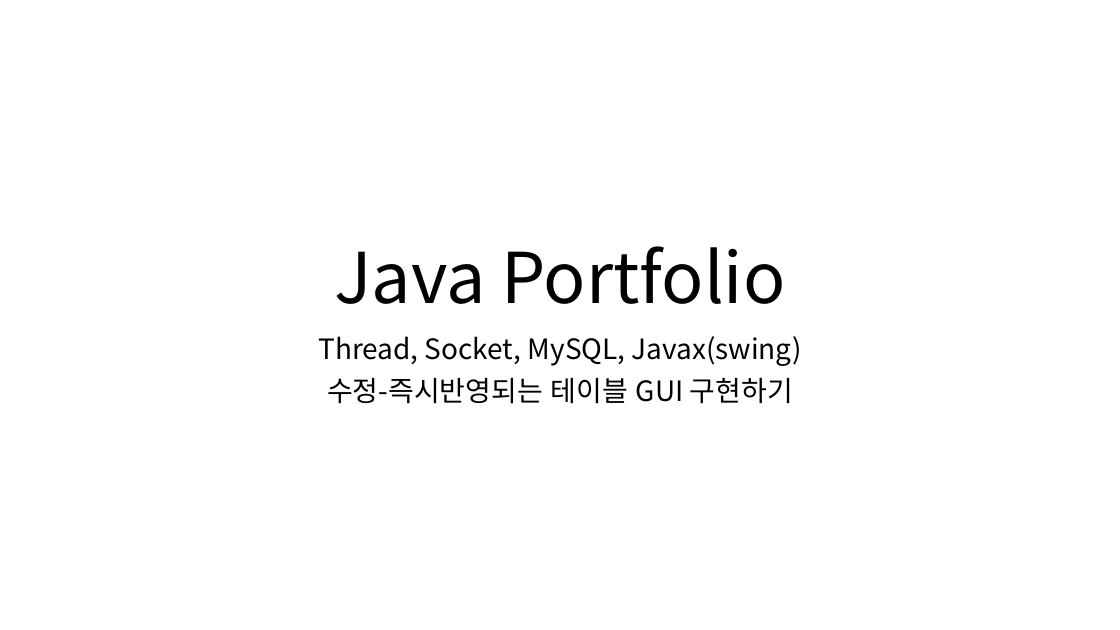
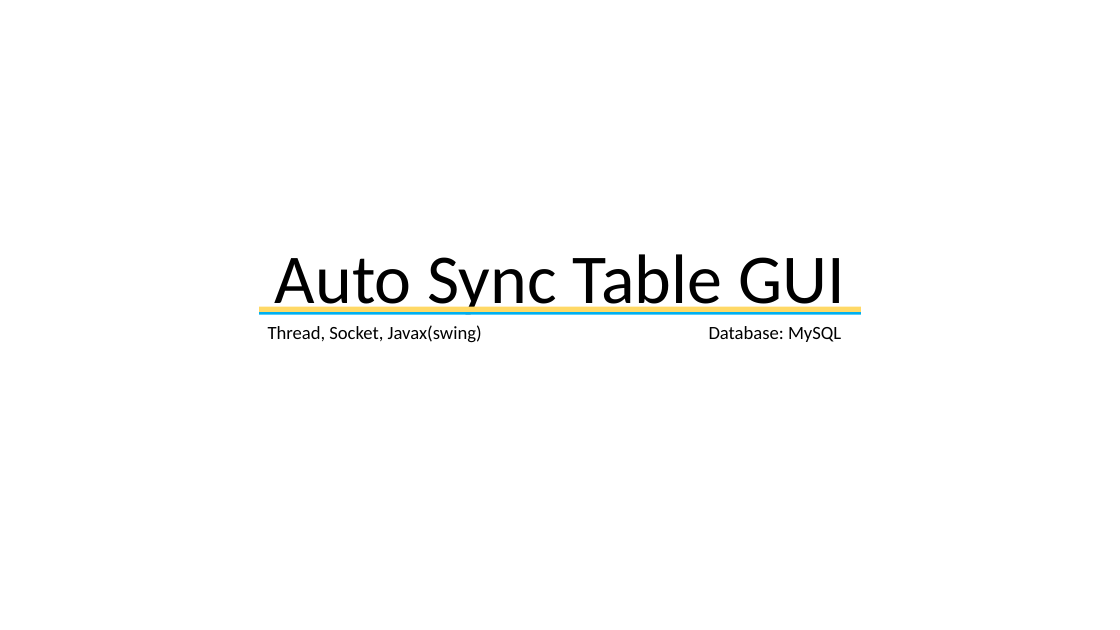
Before and after one commit to skyofsora/AutoSyncTableGUI, a slide deck: slide 1 of Java Portfolio.pptx. Drawn at 1120x630 pixels with LibreOffice and Linux fonts; fonts in the diff are those of the drawing. Boxes give left, top, right and bottom in pixels: in the first picture for what was removed or moved away, otherwise in the second. Text is boxed around its words. In the diff, an @@ line names an element or a change of style, - is before the commit and + after.

Commit message:
ppt수정

```diff
--- a/Java Portfolio.pptx
+++ b/Java Portfolio.pptx
@@ title at (x1=275, y1=254, x2=845, y2=315): text changed; font Noto Sans CJK KR to Calibri @@
-Java Portfolio
+Auto Sync Table GUI
@@ rectangle added at (x1=259, y1=309, x2=860, y2=314), fill #00B0F0 @@
@@ rectangle added at (x1=259, y1=307, x2=860, y2=312), fill #FFD966 @@
@@ subtitle at (x1=268, y1=325, x2=841, y2=343): text changed; size 24 to 16 pt; font Noto Sans CJK KR to Calibri @@
-Thread, Socket, MySQL, Javax(swing)
-수정-즉시반영되는 테이블 GUI 구현하기
+Thread, Socket, Javax(swing) Database: MySQL
```
Also in this commit, not shown: 7 other slides changed.
